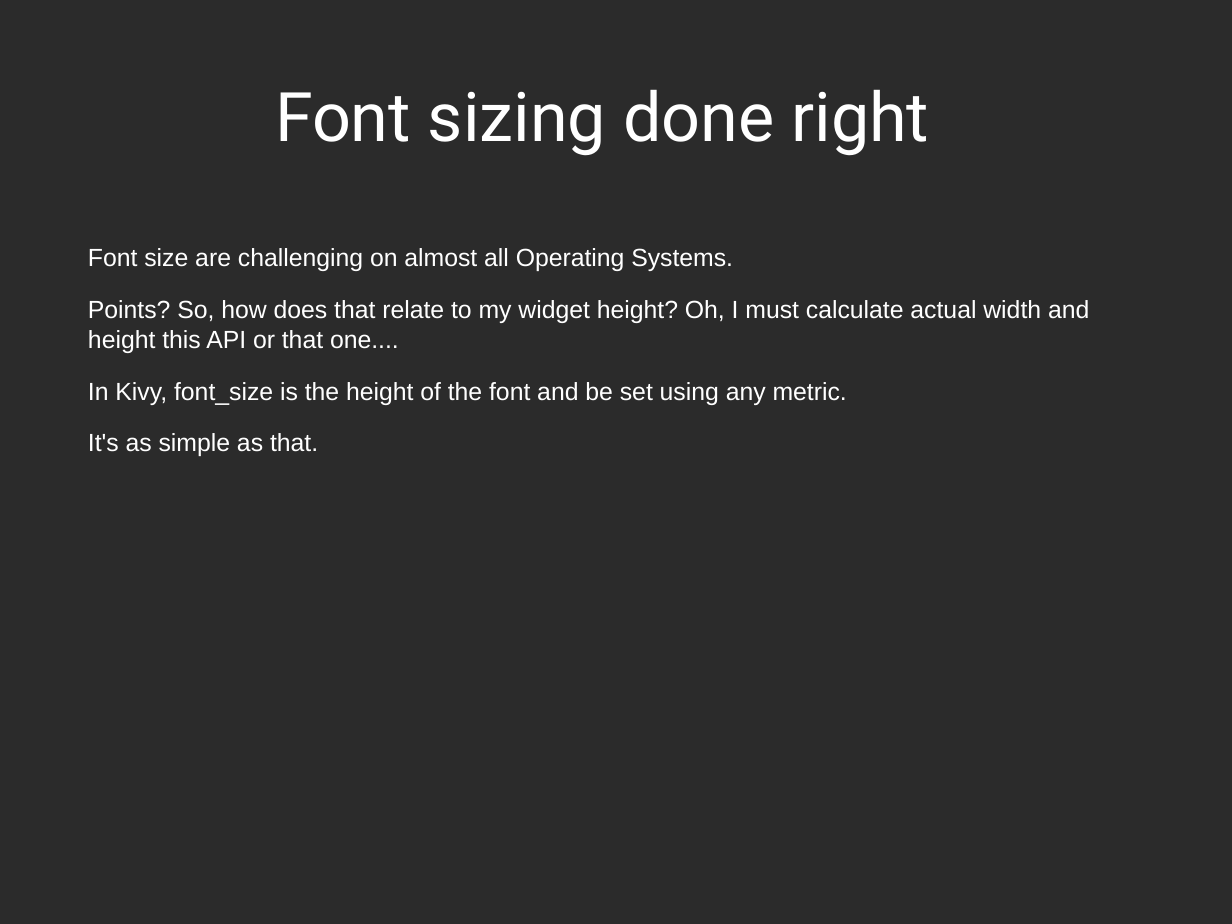
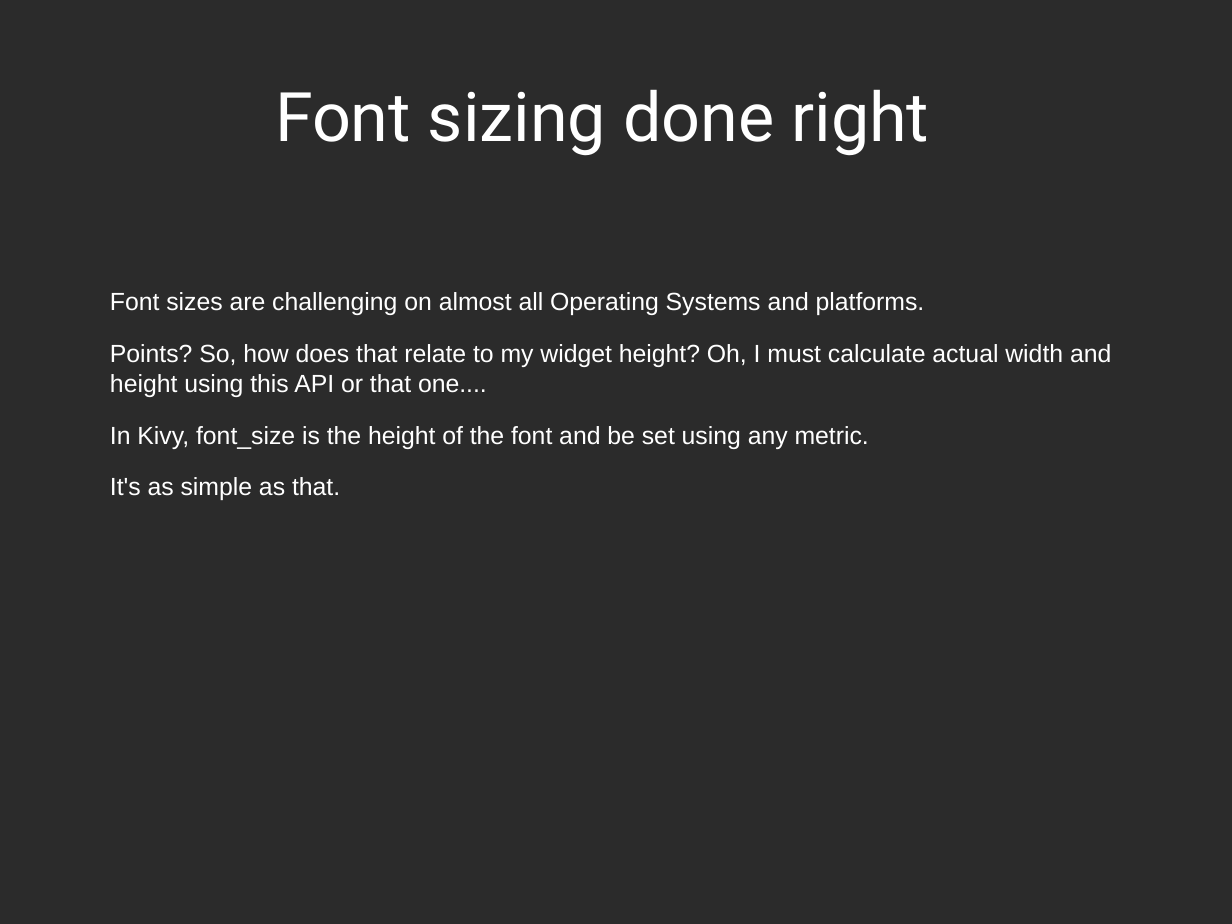
Before and after one commit to Zen-CODE/kivybits, a slide deck: slide 44 of PyCon/ZA 2013/PyCon.odp (slide 42 before the commit). Drawn at 1232x924 pixels with LibreOffice and Linux fonts; fonts in the diff are those of the drawing; background and template pictures are left out; a plain dark background stands for a picture behind light text. Boxes give left, top, right and bottom in pixels: in the first picture for what was removed or moved away, otherwise in the second. Text is boxed around its words. In the diff, an @@ line names an element or a change of style, - is before the commit and + after.

```diff
--- a/PyCon/ZA 2013/PyCon.odp
+++ b/PyCon/ZA 2013/PyCon.odp
@@ text at (110,292,1111,397): text changed @@
-Font size are challenging on almost all Operating Systems.
-Points? So, how does that relate to my widget height? Oh, I must calculate actual width and height this API or that one....
+Font sizes are challenging on almost all Operating Systems and platforms.
+Points? So, how does that relate to my widget height? Oh, I must calculate actual width and height using this API or that one....
@@ text "Font sizes are challenging on ...": place and size @@
-text "Font sizes are challenging on ..." at (88,248,1089,456)
+text "Font sizes are challenging on ..." at (110,292,1111,500)
```
Also in this commit, not shown: 24 other slides changed, 4 slides added, 3 slides removed, 1 other file.
